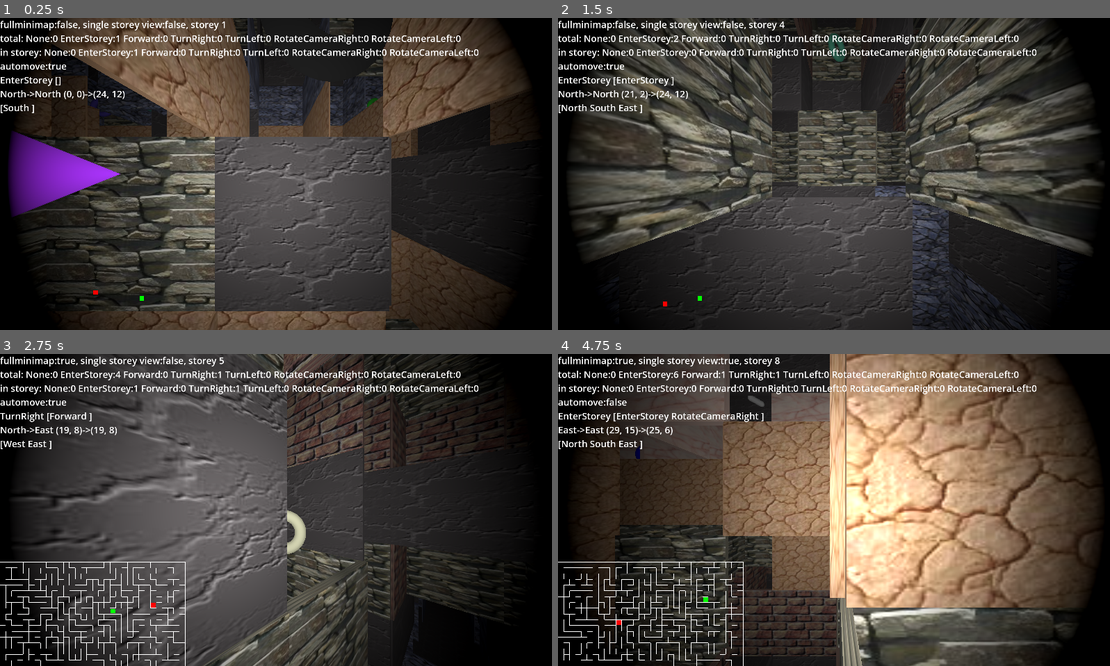
Above: before the commit, frames 1-4 (two rows, left to right).
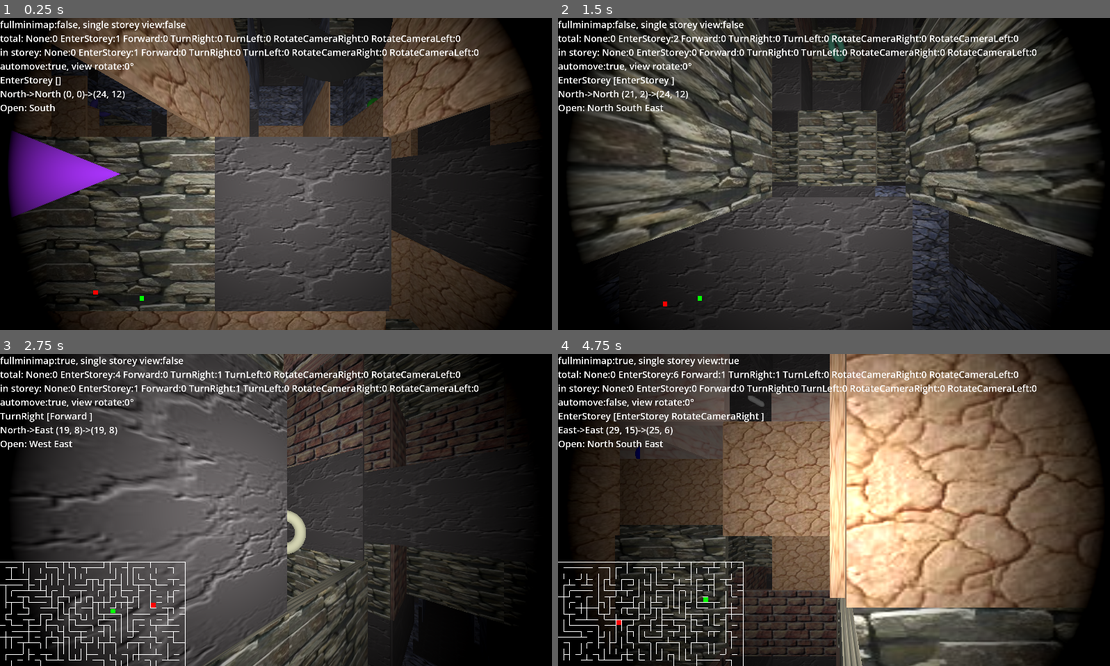
Above: after the commit, the same moments.

Repository: kasworld/gd4maze3d
Game: Godot game, scene res://main.tscn
The game is run twice, just before and just after one commit, with the same random seed, the same clock (stepped at 60 frames per second) and the same inputs.
Inputs (mouse positions are in pixels of both pictures, inside the frame that each line leads up to):
- Up to frame 1 (0.25 s): no input
- Up to frame 2 (1.5 s): tap Enter at 0.5, 0.6, 1.35 s; move the mouse to (955, 158) at 0.52 s; hold Right 0.53-1.28 s; click (955, 158) at 0.67 s; tap Space at 0.77 s; move the mouse to (723, 189) at 1.27 s; hold Down from 1.28 s (still down)
- Up to frame 3 (2.75 s): tap Space at 1.52 s; move the mouse to (331, 441) at 2.02 s; release Down at 2.03 s; hold Right from 2.03 s (still down); tap 1 at 2.1 s; tap Enter at 2.3 s
- Up to frame 4 (4.75 s): move the mouse to (806, 572) at 2.77 s; release Right at 2.78 s; hold Up 2.78-3.53 s; tap 2 at 2.85 s; click (806, 572) at 2.92 s; tap Space at 3.02, 3.77, 4.52 s; tap Enter at 3.05, 3.8, 4.35 s; move the mouse to (1005, 556) at 3.52 s; hold Left from 3.53 s (still down); tap 3 at 3.6 s; move the mouse to (668, 463) at 4.27 s

The runs differ from the first frame. In frame 1, 1.0% of the frame differs, in the area x 0-86%, y 1-31%; in frame 2, 1.1%; in frame 3, 1.1%; in frame 4, 1.2%.

Commit message:
update info str

Diff:
--- a/character.gd
+++ b/character.gd
@@ -147,9 +147,9 @@
 	return false
 
 func info_str()->String:
-	return "total:%s\nin storey:%s\nautomove:%s\n%s [%s]\n%s->%s (%d, %d)->(%d, %d)\n[%s]" % [
+	return "total:%s\nin storey:%s\nautomove:%s, view rotate:%s°\n%s [%s]\n%s->%s (%d, %d)->(%d, %d)\nOpen: %s" % [
 		act_stats_str(total_act_stats), act_stats_str(storey_act_stats),
-		auto_move,
+		auto_move, view_dir*90,
 		act2str(act_current), queue_to_str(),
 		Storey.dir2str(dir_src), Storey.dir2str(dir_dst),
 		pos_src.x, pos_src.y, pos_dst.x, pos_dst.y,
--- a/main.gd
+++ b/main.gd
@@ -1,7 +1,4 @@
 extends Node3D
-
-# stats
-var storey_score :int
 
 var storey_scene = preload("res://storey.tscn")
 var maze_size = Vector2i(32,18)
@@ -69,8 +66,6 @@
 	minimap2draw = minimap2draw_scene.instantiate()
 	add_child(minimap2draw)
 	minimap2draw.init(cur_storey)
-
-	storey_score += 1
 
 	for i in PlayerCount:
 		player_list[i].enter_storey(cur_storey)
@@ -149,9 +144,8 @@
 		pass
 
 func update_info(pl :Character)->void:
-	$Label.text = "fullminimap:%s, single storey view:%s, storey %d\n%s" % [
+	$Label.text = "fullminimap:%s, single storey view:%s\n%s" % [
 		full_minimap, view_floor_ceiling,
-		storey_score,
 		pl.info_str()]
 
 func animate_act(pl :Character, dur :float)->void:
